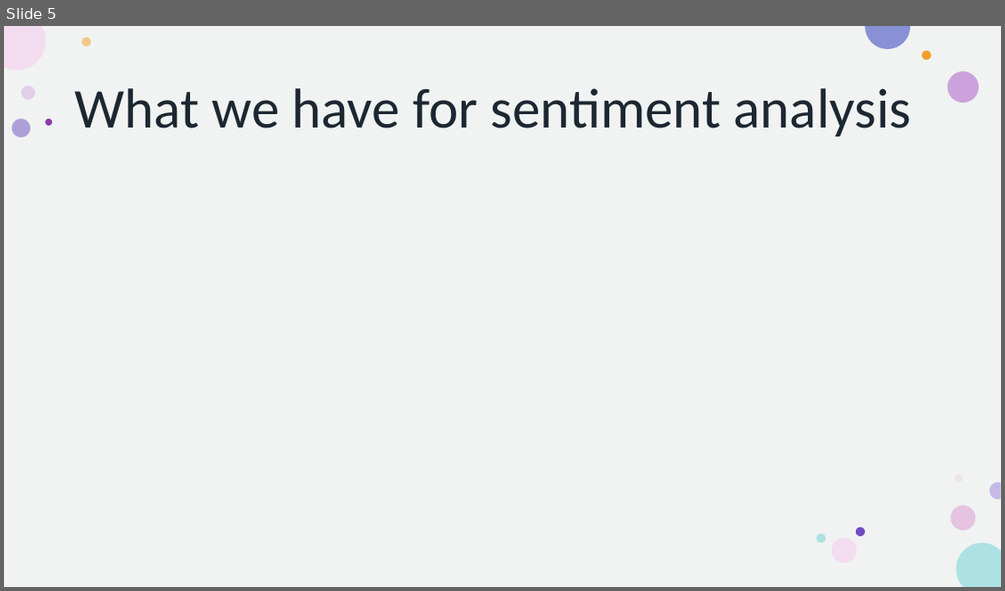
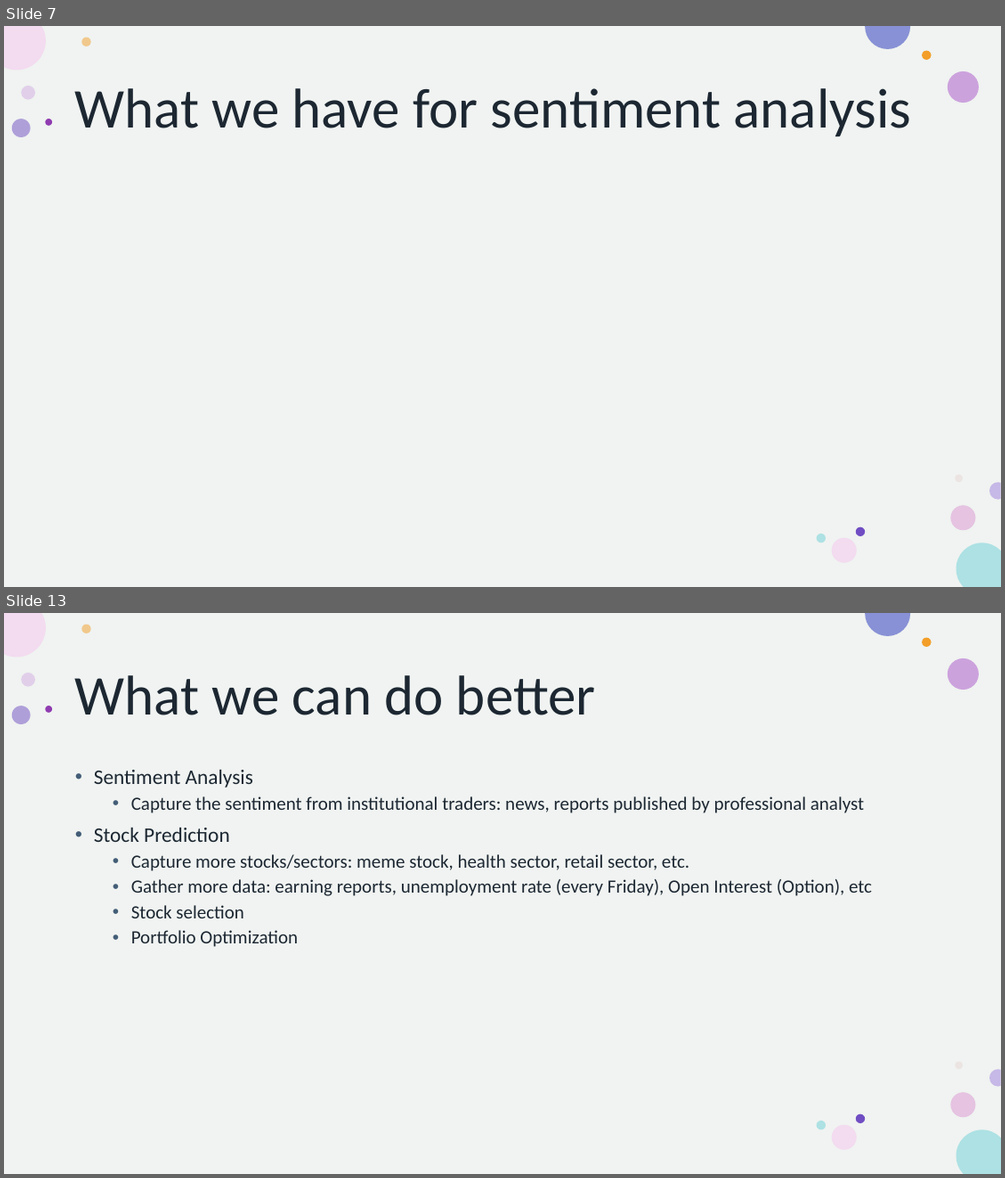
Before and after one commit to howie-zeng/Analyzing-Retail-Sentiment-and-Detecting-Trading-Signals, a slide deck: Presentation.pptx. Shown one above the other, each under a label of ours: slide 5 before the commit, slides 7 and 13 after it; the slides between them are not shown. The pictures are 1005x591 and 1005x1178 pixels, drawn with LibreOffice and Linux fonts; fonts in the diff are those of the drawing. Boxes give left, top, right and bottom in pixels: in the first picture for what was removed or moved away, otherwise in the second. Text is boxed around its words. In the diff, an @@ line names an element or a change of style, - is before the commit and + after.

```diff
--- a/Presentation.pptx
+++ b/Presentation.pptx
@@ slide 13 added at bbox=[4, 613, 1001, 1174], background #FFFFFF; not listed: 16 template elements that a slide beside it also shows @@
@@ title added at bbox=[75, 675, 596, 715], 54 pt, text #1C2732 @@
+What we can do better
@@ text added at bbox=[94, 769, 872, 947], 18 pt, text #1C2732 @@
+• Sentiment Analysis
+  • Capture the sentiment from institutional traders: news, reports published by professional analyst
+• Stock Prediction
+  • Capture more stocks/sectors: meme stock, health sector, retail sector, etc.
+  • Gather more data: earning reports, unemployment rate (every Friday), Open Interest (Option), etc
+  • Stock selection
+  • Portfolio Optimization
@@ what was slide 5 is now slide 7 @@
```
Also in this commit, not shown: 2 slides changed, 9 other slides added, 3 slides removed, 4 other files.
